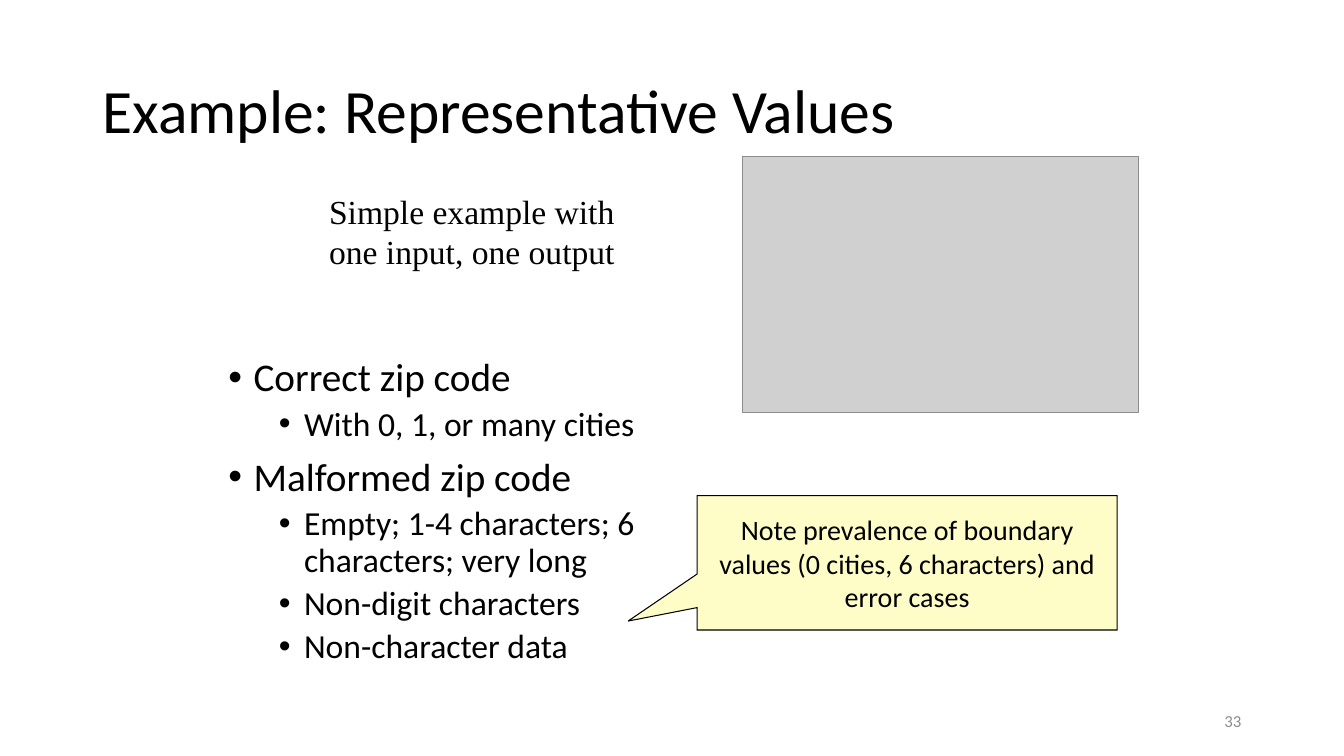
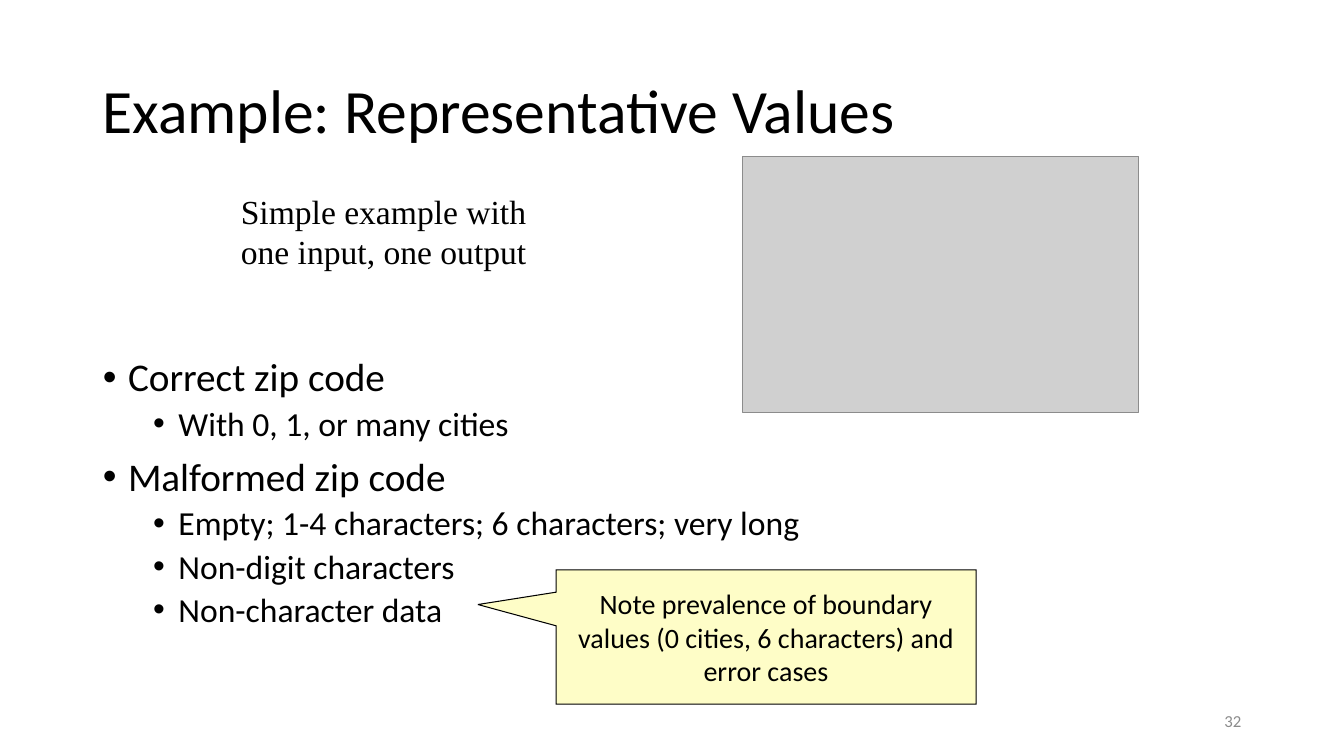
Before and after one commit to malenezi/malenezi, a slide deck: slide 32 of SE401/Lectures/6-Black Box Testing/Black Box Testing.pptx (slide 33 before the commit). Drawn at 1344x756 pixels with LibreOffice and Linux fonts; fonts in the diff are those of the drawing; grey boxes stand for pictures. Boxes give left, top, right and bottom in pixels: in the first picture for what was removed or moved away, otherwise in the second. Text is boxed around its words. In the diff, an @@ line names an element or a change of style, - is before the commit and + after.

```diff
--- a/SE401/Lectures/6-Black Box Testing/Black Box Testing.pptx
+++ b/SE401/Lectures/6-Black Box Testing/Black Box Testing.pptx
@@ text "Simple example with" moved from (x1=329, y1=200, x2=615, y2=271) to (x1=241, y1=200, x2=526, y2=271) @@
@@ text "Correct zip code" rewrapped from (x1=254, y1=363, x2=634, y2=659) to (x1=128, y1=363, x2=799, y2=623) @@
@@ speech box "Note prevalence of boundary values ..." moved from (x1=698, y1=496, x2=1118, y2=630) to (x1=557, y1=570, x2=977, y2=704) @@
@@ speech box "Note prevalence of boundary values ..." at (x1=557, y1=570, x2=977, y2=704): proportions changed @@
@@ page number at (x1=1224, y1=716, x2=1241, y2=727): text changed @@
-33
+32
```
Also in this commit, not shown: 4 other slides changed, 2 slides removed.
